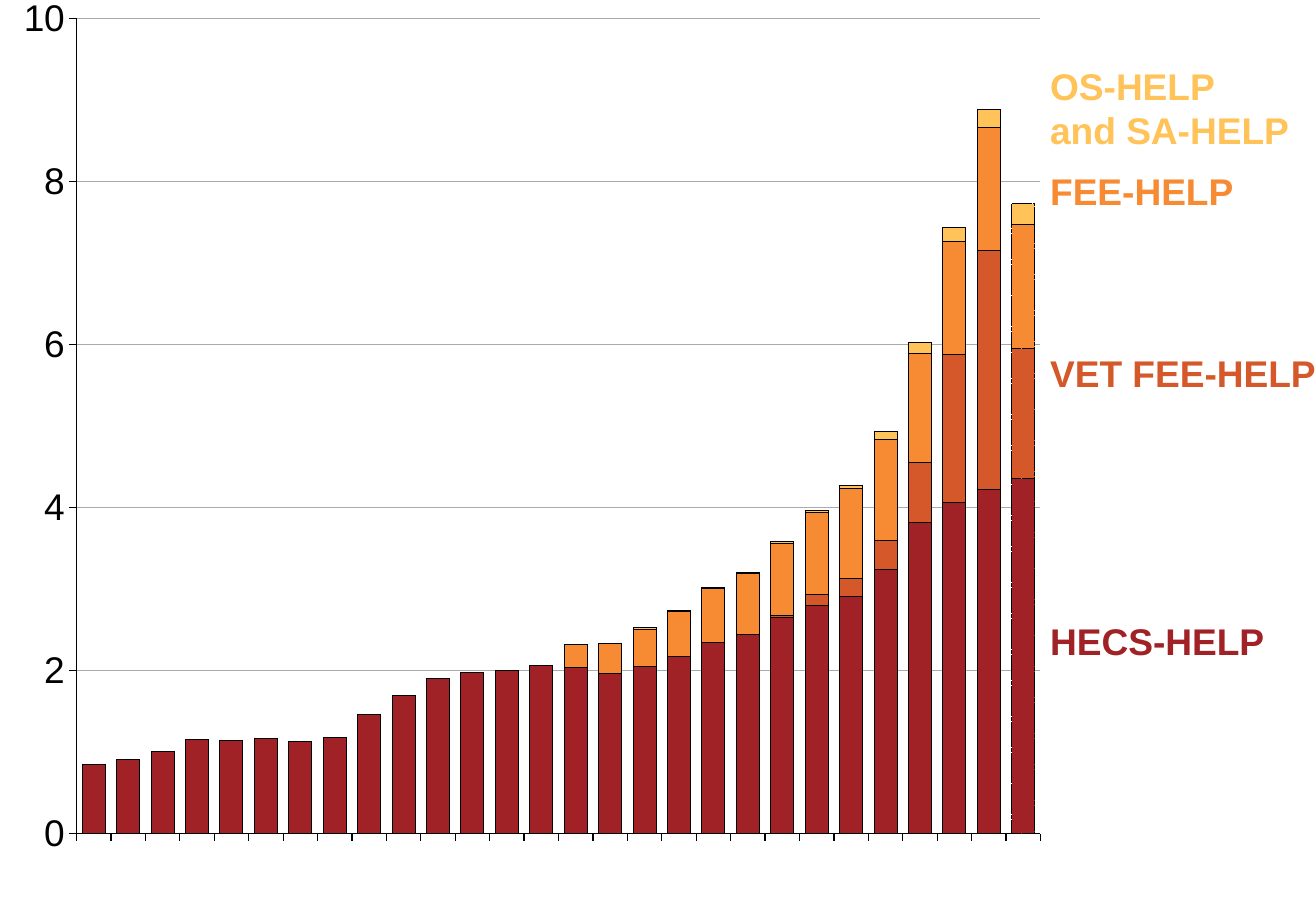
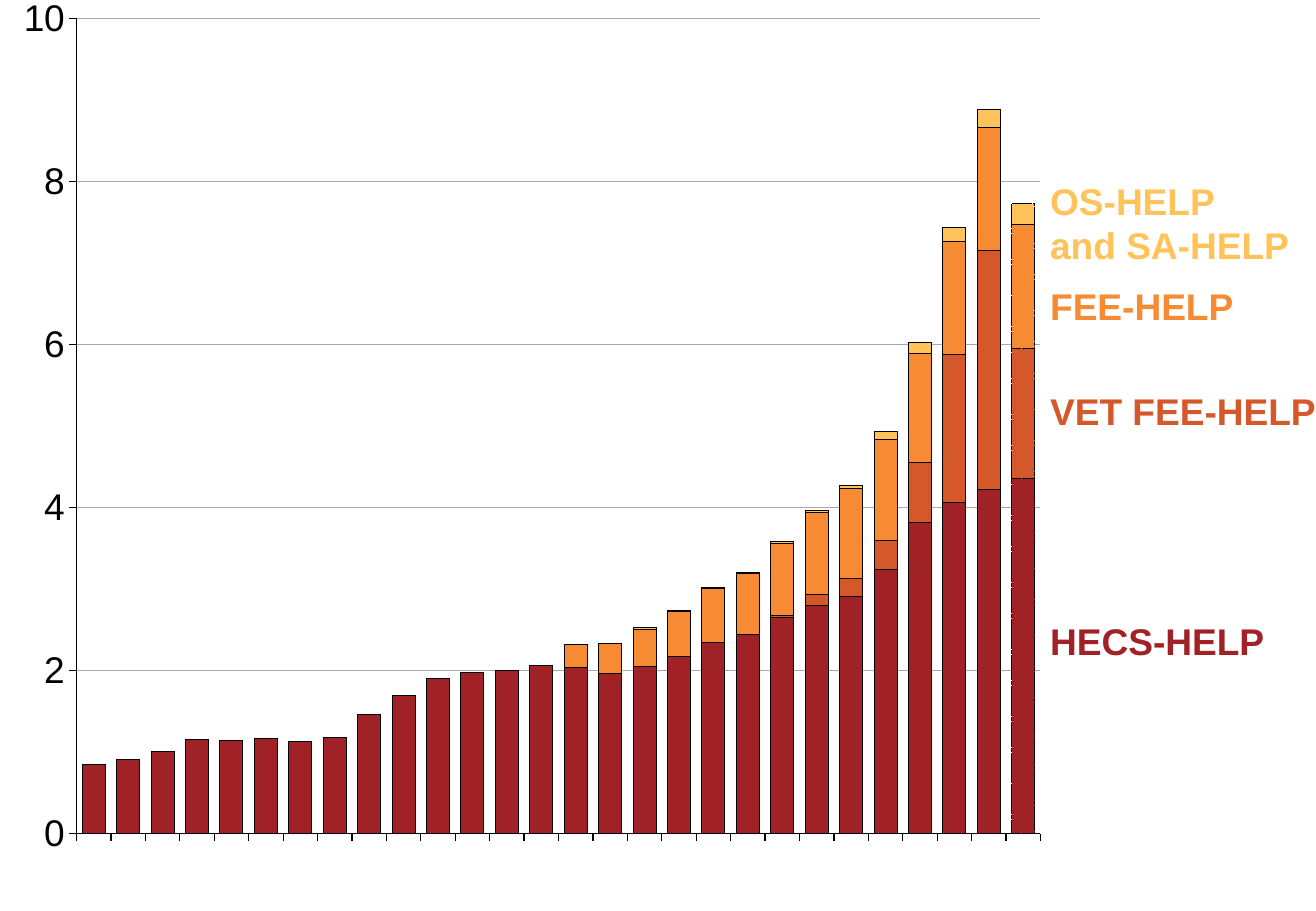
Before and after one commit to grattaninstitute/Shared-interest-Loan-fees-2016, a slide deck: slide 4 of atlas/Chartpack.pptx. Drawn at 1316x911 pixels with LibreOffice and Linux fonts; fonts in the diff are those of the drawing. Boxes give left, top, right and bottom in pixels: in the first picture for what was removed or moved away, otherwise in the second. Text is boxed around its words. In the diff, an @@ line names an element or a change of style, - is before the commit and + after.

```diff
--- a/atlas/Chartpack.pptx
+++ b/atlas/Chartpack.pptx
@@ text "OS-HELP": place and size @@
-text "OS-HELP" at [1050,74,1289,145]
+text "OS-HELP" at [1050,189,1289,260]
@@ text "FEE-HELP": place and size @@
-text "FEE-HELP" at [1050,179,1233,205]
+text "FEE-HELP" at [1050,294,1233,320]
@@ text "VET FEE-HELP": place and size @@
-text "VET FEE-HELP" at [1050,361,1315,387]
+text "VET FEE-HELP" at [1050,399,1315,425]
```
Also in this commit, not shown: 17 other slides changed, 3 other files.
